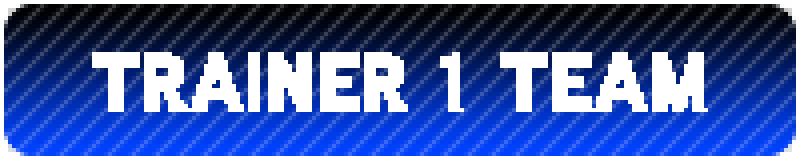
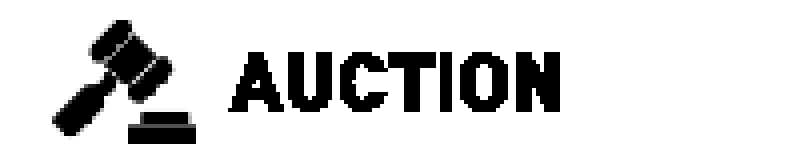
Comparing the layer stacks of the two 800x160 images. Changes:
added layer "Layer 8" above "AUCTION" over (52, 20, 196, 144)
renamed "BATTLE" to "AUCTION", showed it, painted on it over (228, 52, 560, 112)
hid "TRAINER 1 TEAM" over (92, 52, 708, 112)
hid "Rounded Rectangle 1" over (4, 4, 796, 156)
hid "stripes 1" over (4, 4, 796, 156)
hid "Layer 3" over (4, 4, 796, 156)
